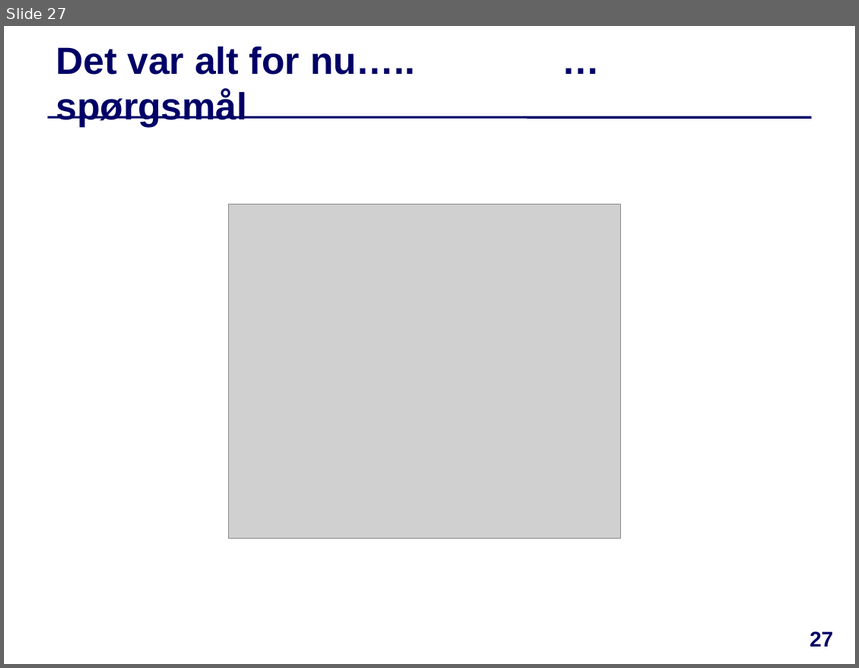
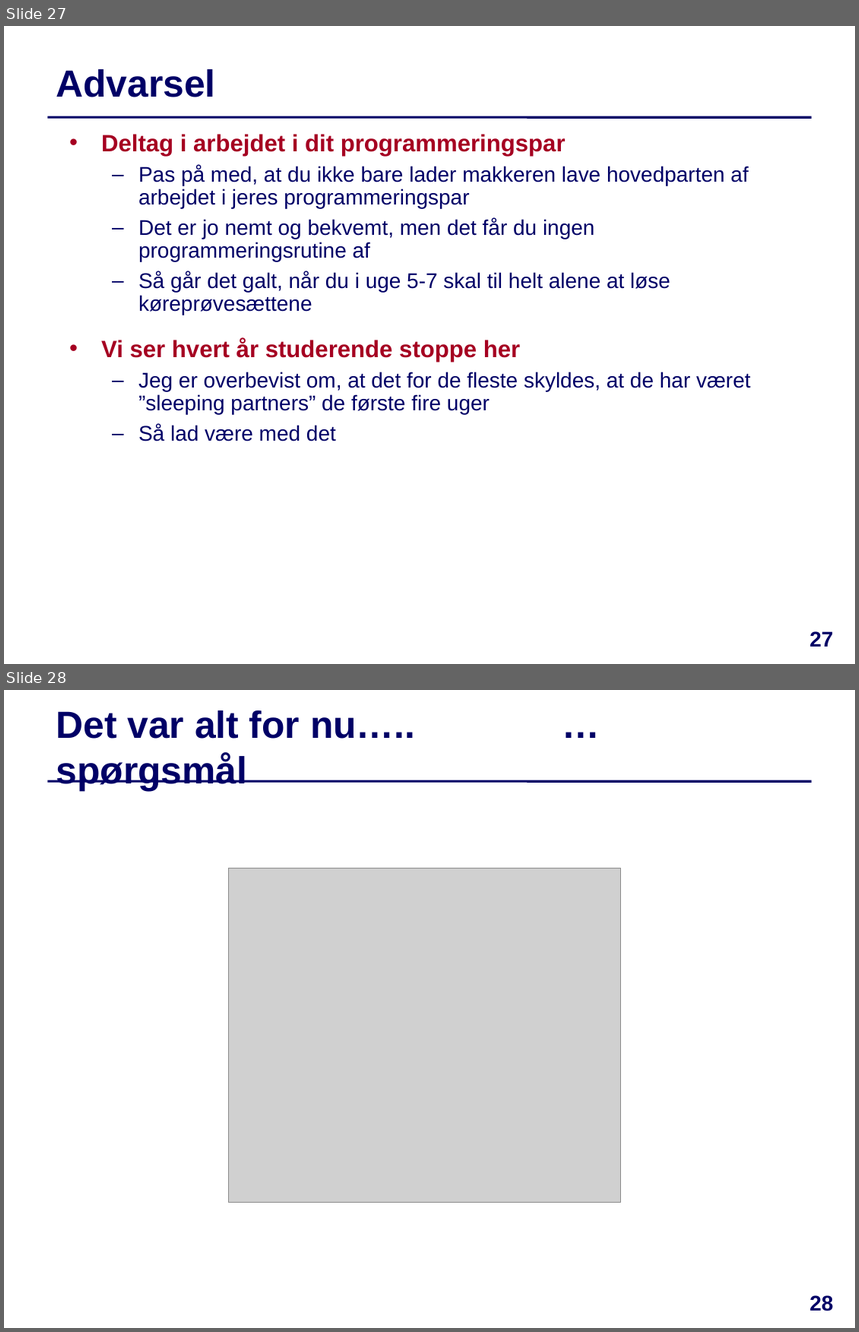
Before and after one commit to IntProgAU/Materiale, a slide deck: web/e22/uge_4a/Slides-Uge4-Mandag.pptx. Shown one above the other, each under a label of ours: slide 27 before the commit, slides 27 and 28 after it. The pictures are 859x668 and 859x1332 pixels, drawn with LibreOffice and Linux fonts; fonts in the diff are those of the drawing; grey boxes stand for pictures. Boxes give left, top, right and bottom in pixels: in the first picture for what was removed or moved away, otherwise in the second. Text is boxed around its words. In the diff, an @@ line names an element or a change of style, - is before the commit and + after.

```diff
--- a/web/e22/uge_4a/Slides-Uge4-Mandag.pptx
+++ b/web/e22/uge_4a/Slides-Uge4-Mandag.pptx
@@ slide 27 added at [4, 26, 855, 664], background #FFFFFF; not listed: 1 template element that a slide beside it also shows @@
@@ title added at [56, 69, 216, 97], 32 pt, text #000066, bold @@
+Advarsel
@@ text added at [101, 134, 751, 442], 18 pt, text #000066 @@
+• Deltag i arbejdet i dit programmeringspar
+  – Pas på med, at du ikke bare lader makkeren lave hovedparten af arbejdet i jeres programmeringspar
+  – Det er jo nemt og bekvemt, men det får du ingen programmeringsrutine af
+  – Så går det galt, når du i uge 5-7 skal til helt alene at løse køreprøvesættene
+  • Vi ser hvert år studerende stoppe her
+  – Jeg er overbevist om, at det for de fleste skyldes, at de har været ”sleeping partners” de første fire uger
+  – Så lad være med det
@@ page number added at [810, 632, 833, 647], 18 pt, text #000066, bold @@
+27
@@ what was slide 27 is now slide 28 @@
@@ page number at [810, 1296, 833, 1312]: text changed @@
-27
+28
```
Also in this commit, not shown: 3 other files.
